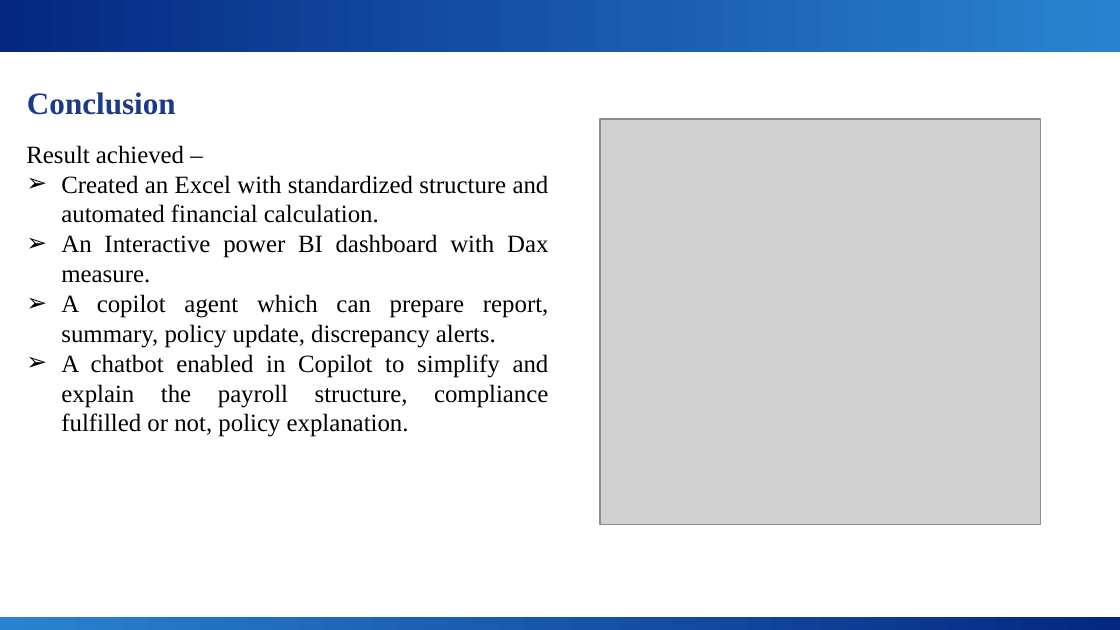
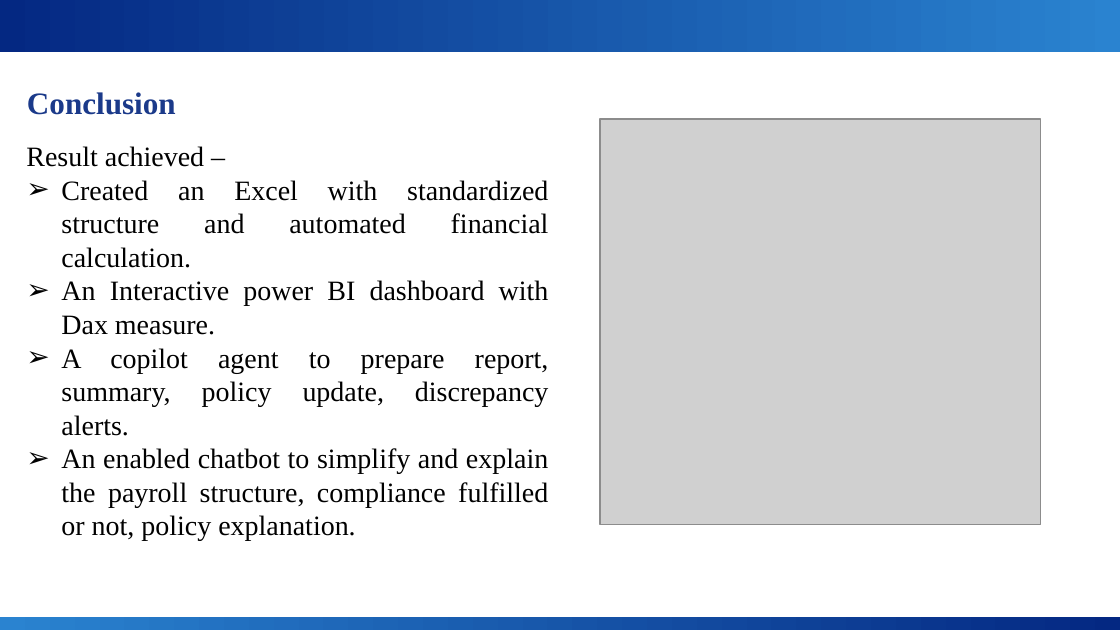
Before and after one commit to snehakhandelwal666-cmyk/sneha_project, a slide deck: slide 12 of PAY LENS - VISUALISING SALARY TRUTH WITH BI & AI.pptx. Drawn at 1120x630 pixels with LibreOffice and Linux fonts; fonts in the diff are those of the drawing; grey boxes stand for pictures; background and template pictures are left out. Boxes give left, top, right and bottom in pixels: in the first picture for what was removed or moved away, otherwise in the second. Text is boxed around its words. In the diff, an @@ line names an element or a change of style, - is before the commit and + after.

```diff
--- a/PAY LENS - VISUALISING SALARY TRUTH WITH BI & AI.pptx
+++ b/PAY LENS - VISUALISING SALARY TRUTH WITH BI & AI.pptx
@@ text at (26, 146, 549, 335): size 16 to 18 pt in "Result achieved –", "Created an Excel with standardized structure and ...", "An Interactive power BI dashboard with Dax ..."; alignment left to justified @@
@@ text at (61, 348, 549, 541): text changed; size 16 to 18 pt @@
-➢ A copilot agent which can prepare report, summary, policy update, discrepancy alerts.
-➢ A chatbot enabled in Copilot to simplify and explain the payroll structure, compliance fulfilled or not, policy explanation.
+➢ A copilot agent to prepare report, summary, policy update, discrepancy alerts.
+➢ An enabled chatbot to simplify and explain the payroll structure, compliance fulfilled or not, policy explanation.
```
Also in this commit, not shown: 4 other slides changed, 1 slide added, 1 slide removed.
